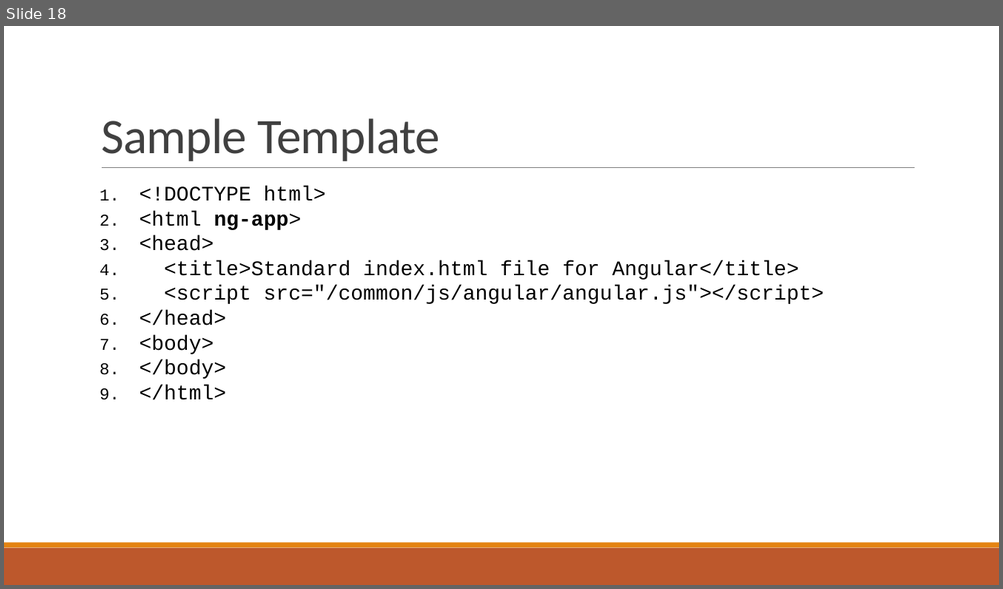
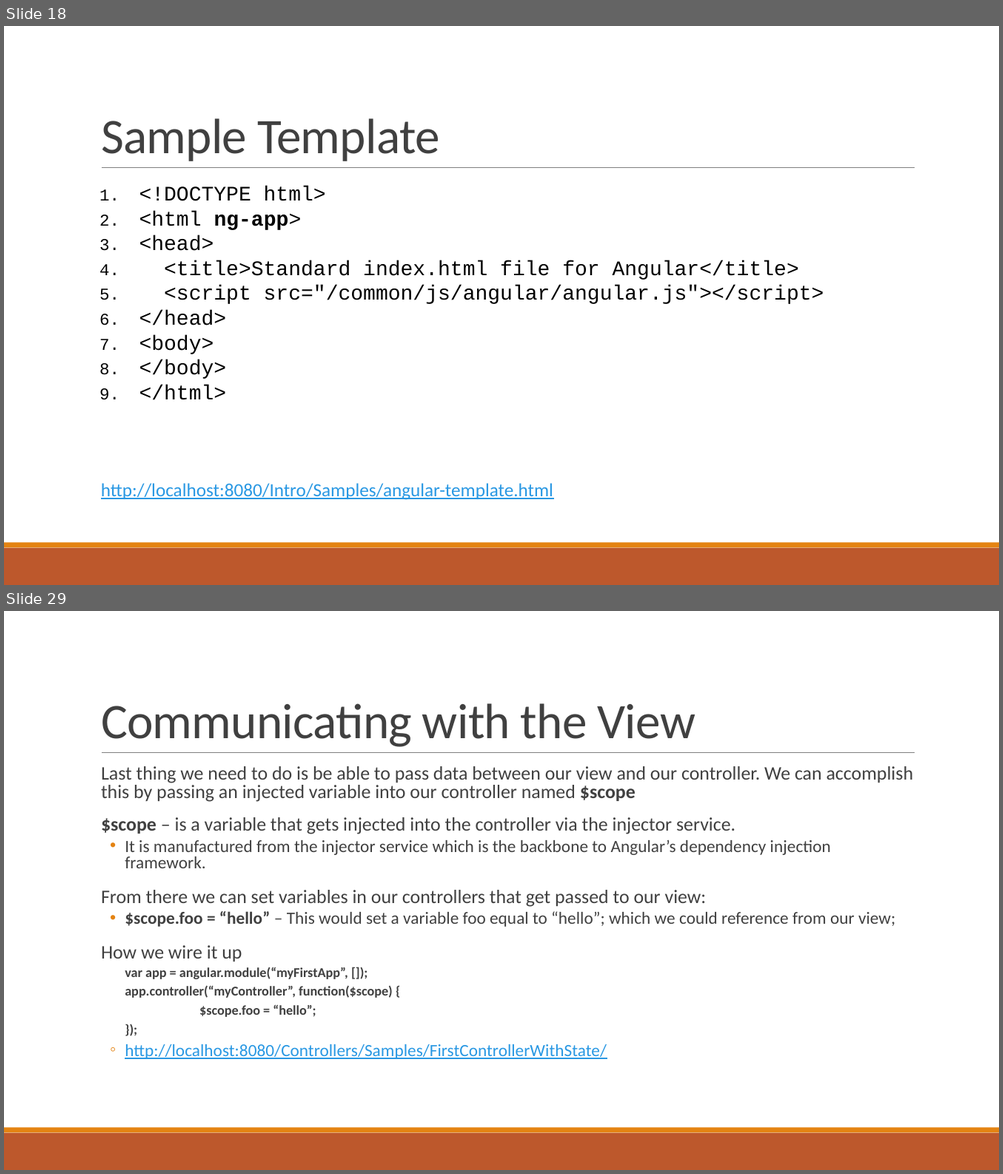
Before and after one commit to sbechtold/angularjs, a slide deck: materials/AngularJS.pptx. Shown one above the other, each under a label of ours: slide 18 before the commit, slides 18 and 29 after it; the slides between them are not shown. The pictures are 1003x589 and 1003x1174 pixels, drawn with LibreOffice and Linux fonts; fonts in the diff are those of the drawing. Boxes give left, top, right and bottom in pixels: in the first picture for what was removed or moved away, otherwise in the second. Text is boxed around its words. In the diff, an @@ line names an element or a change of style, - is before the commit and + after.

```diff
--- a/materials/AngularJS.pptx
+++ b/materials/AngularJS.pptx
@@ slide 29 added at box(4, 611, 999, 1170), background #FFFFFF; not listed: 3 template elements that a slide beside it also shows @@
@@ title added at box(101, 703, 694, 747), 48 pt, text #404040 @@
+Communicating with the View
@@ text added at box(101, 766, 913, 1059), 18.5 pt, text #404040 @@
+  Last thing we need to do is be able to pass data between our view and our controller. We can accomplish this by passing an injected variable into our controller named $scope
+  $scope – is a variable that gets injected into the controller via the injector service.
+  • It is manufactured from the injector service which is the backbone to Angular’s dependency injection framework.
+  From there we can set variables in our controllers that get passed to our view:
+  • $scope.foo = “hello” – This would set a variable foo equal to “hello”; which we could reference from our view;
+  How we wire it up
+    var app = angular.module(“myFirstApp”, []);
+    app.controller(“myController”, function($scope) {
+    $scope.foo = “hello”;
+    });
+  ◦ http://localhost:8080/Controllers/Samples/FirstControllerWithState/
@@ slide 18 changed as well @@
@@ text added at box(101, 483, 553, 500), 18 pt, text #2998E3, underline @@
+http://localhost:8080/Intro/Samples/angular-template.html
```
Also in this commit, not shown: 12 other slides changed, 41 other slides added, 43 other files.
